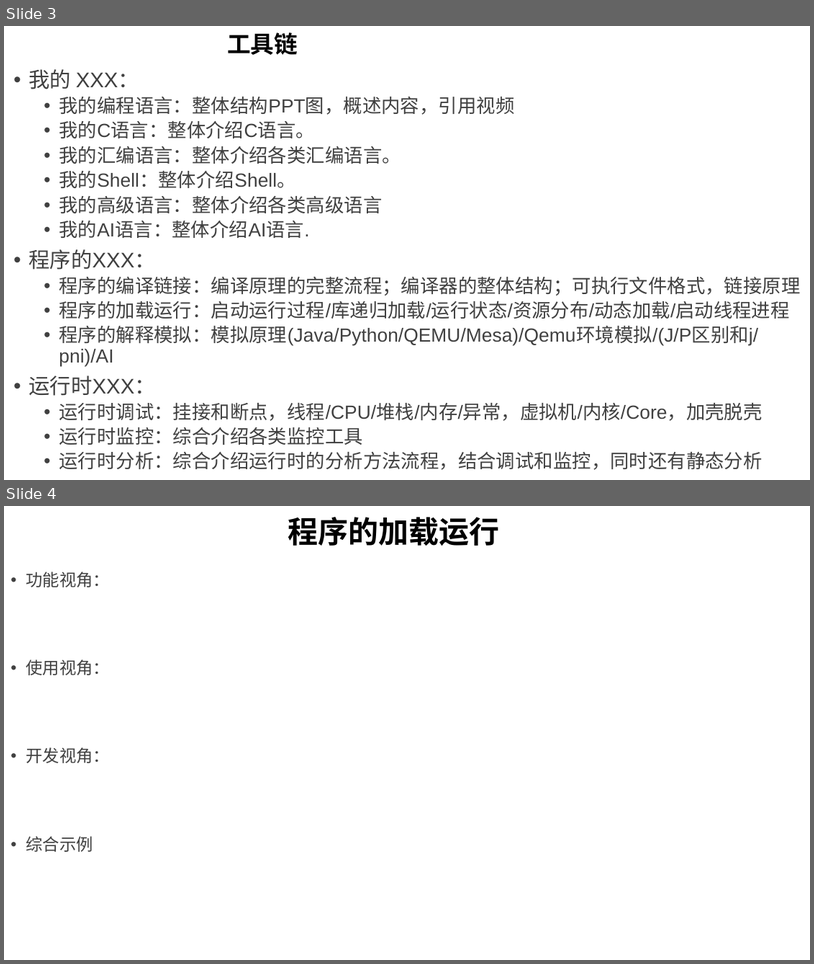
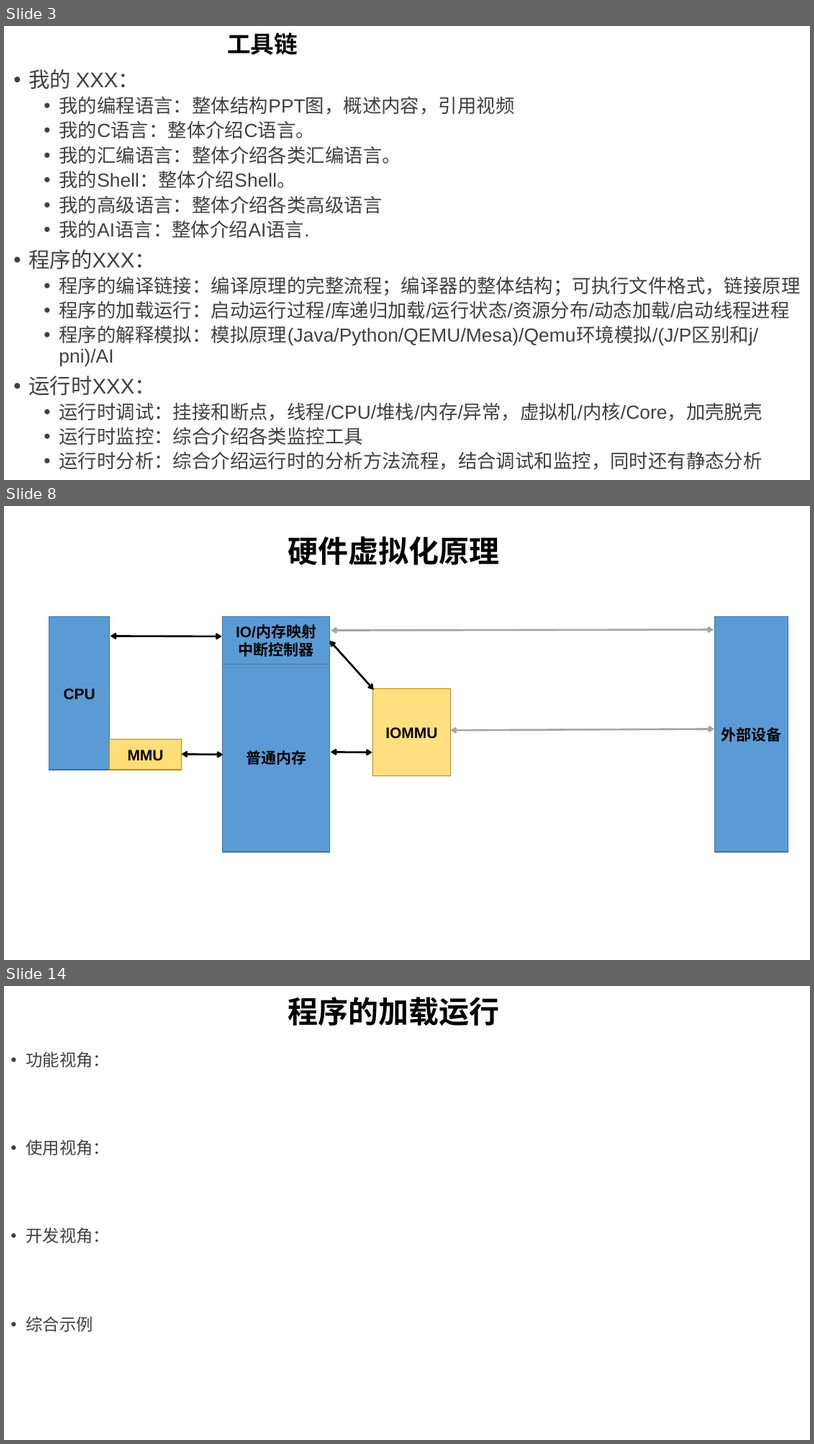
Before and after one commit to GavinKoeng/it-talks, a slide deck: it-talks.pptx. Shown one above the other, each under a label of ours: slides 3 and 4 before the commit, slides 3, 8 and 14 after it; the slides between them are not shown. The pictures are 814x964 and 814x1444 pixels, drawn with LibreOffice and Linux fonts; fonts in the diff are those of the drawing. Boxes give left, top, right and bottom in pixels: in the first picture for what was removed or moved away, otherwise in the second. Text is boxed around its words. In the diff, an @@ line names an element or a change of style, - is before the commit and + after.

```diff
--- a/it-talks.pptx
+++ b/it-talks.pptx
@@ slide 8 added at (4,506,810,960), background #FFFFFF @@
@@ title added at (288,536,499,565), 36 pt, text #000000, bold @@
+硬件虚拟化原理
@@ rectangle added at (49,617,110,770), fill #5B9BD5, outline #43739E 1 pt, 18 pt, text #000000, bold @@
+CPU
@@ rectangle added at (223,617,330,664), fill #5B9BD5, outline #43739E 1 pt, 18 pt, text #000000, bold @@
+IO/内存映射
+中断控制器
@@ double arrow added from (332, 630) to (714, 629), #A6A6A6 2.25 pt @@
@@ rectangle added at (715,617,789,852), fill #5B9BD5, outline #43739E 1 pt, 18 pt, text #000000, bold @@
+外部设备
@@ double arrow added from (111, 636) to (221, 636), #000000 2.25 pt @@
@@ double arrow added from (330, 641) to (374, 690), #000000 2.25 pt @@
@@ rectangle added at (223,663,330,852), fill #5B9BD5, outline #43739E 1 pt, 18 pt, text #000000, bold @@
+普通内存
@@ rectangle added at (373,689,450,776), fill #FFC000 at 50% opacity, outline #BD8E00 1 pt, 18 pt, text #000000, bold @@
+IOMMU
@@ rectangle added at (110,739,182,770), fill #FFC000 at 53% opacity, outline #BD8E00 1 pt, 18 pt, text #000000, bold @@
+MMU
@@ double arrow added from (450, 730) to (715, 728), #A6A6A6 2.25 pt @@
@@ double arrow added from (182, 754) to (223, 754), #000000 2.25 pt @@
@@ double arrow added from (331, 752) to (373, 752), #000000 2.25 pt @@
@@ what was slide 4 is now slide 14 @@
```
Also in this commit, not shown: 9 other slides added, 1 other file.
